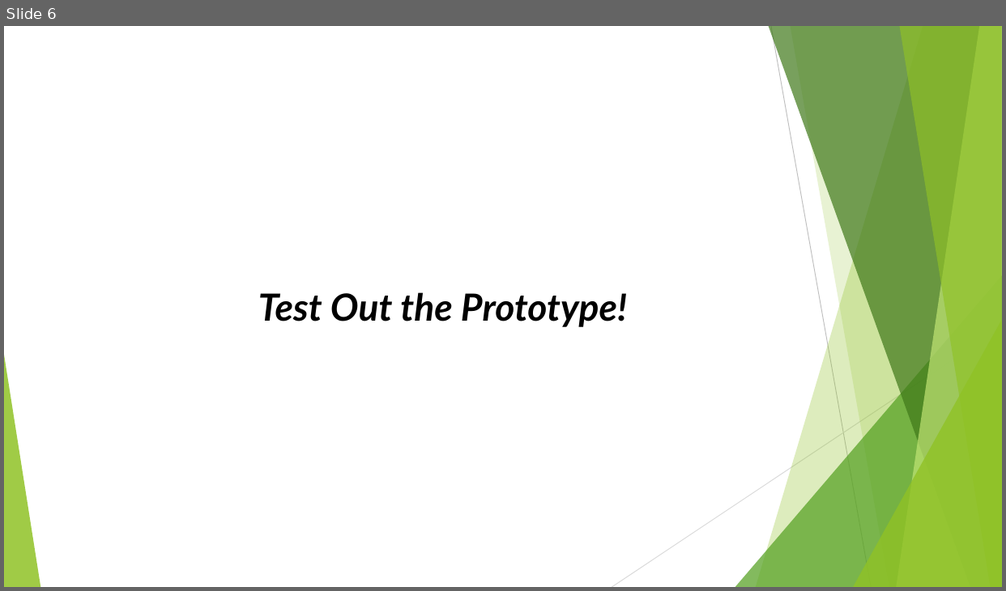
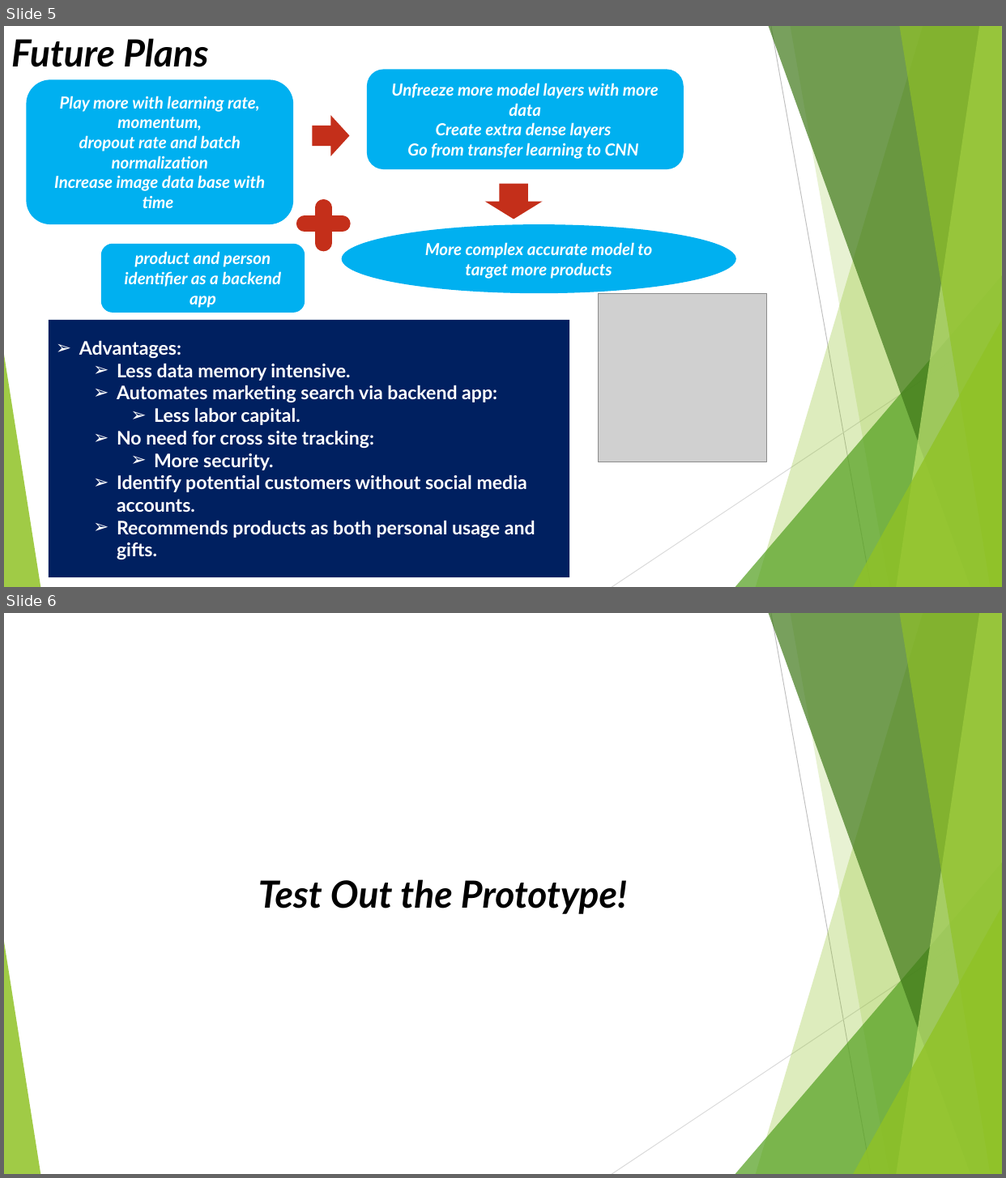
Before and after one commit to mzhou356/img2recommender, a slide deck: summary_presentation.pptx. Shown one above the other, each under a label of ours: slide 6 before the commit, slides 5 and 6 after it. The pictures are 1006x591 and 1006x1178 pixels, drawn with LibreOffice and Linux fonts; fonts in the diff are those of the drawing; grey boxes stand for pictures. Boxes give left, top, right and bottom in pixels: in the first picture for what was removed or moved away, otherwise in the second. Text is boxed around its words. In the diff, an @@ line names an element or a change of style, - is before the commit and + after.

Commit message:
modify recommender.py and update powerpoint

```diff
--- a/summary_presentation.pptx
+++ b/summary_presentation.pptx
@@ slide 5 added at [4, 26, 1002, 587], background #FFFFFF; not listed: 10 template elements that a slide beside it also shows @@
@@ title added at [11, 38, 208, 67], 36 pt, text #000000, bold, italic @@
+Future Plans
@@ rounded rectangle added at [367, 70, 684, 169], fill #00B0F0, 16 pt, text #FFFFFF, bold, italic @@
+Unfreeze more model layers with more data
+Create extra dense layers
+Go from transfer learning to CNN
@@ rounded rectangle added at [27, 80, 294, 224], fill #00B0F0, 16 pt, text #FFFFFF, bold, italic @@
+Play more with learning rate, momentum,
+dropout rate and batch normalization
+Increase image data base with time
@@ right arrow added at [313, 115, 350, 156], fill #C42F1A @@
@@ down arrow added at [484, 184, 543, 219], fill #C42F1A @@
@@ line added from (324, 208) to (324, 243), #C42F1A 16 pt @@
@@ rounded rectangle added at [101, 244, 305, 313], fill #00B0F0, 16 pt, text #FFFFFF, bold, italic @@
+product and person identifier as a backend app
@@ line added from (305, 224) to (343, 224), #C42F1A 16 pt @@
@@ ellipse added at [342, 224, 736, 293], fill #00B0F0, 16 pt, text #FFFFFF, bold, italic @@
+More complex accurate model to target more products
@@ picture added at [599, 293, 768, 463] @@
@@ rectangle added at [49, 320, 569, 578], fill #002060, 18 pt, text #FFFFFF, bold @@
+➢ Advantages:
+  ➢ Less data memory intensive.
+  ➢ Automates marketing search via backend app:
+    ➢ Less labor capital.
+  ➢ No need for cross site tracking:
+    ➢ More security.
+  ➢ Identify potential customers without social media accounts.
+  ➢ Recommends products as both personal usage and gifts.
```
Also in this commit, not shown: 3 other slides added, 1 slide removed, 2 other files.
